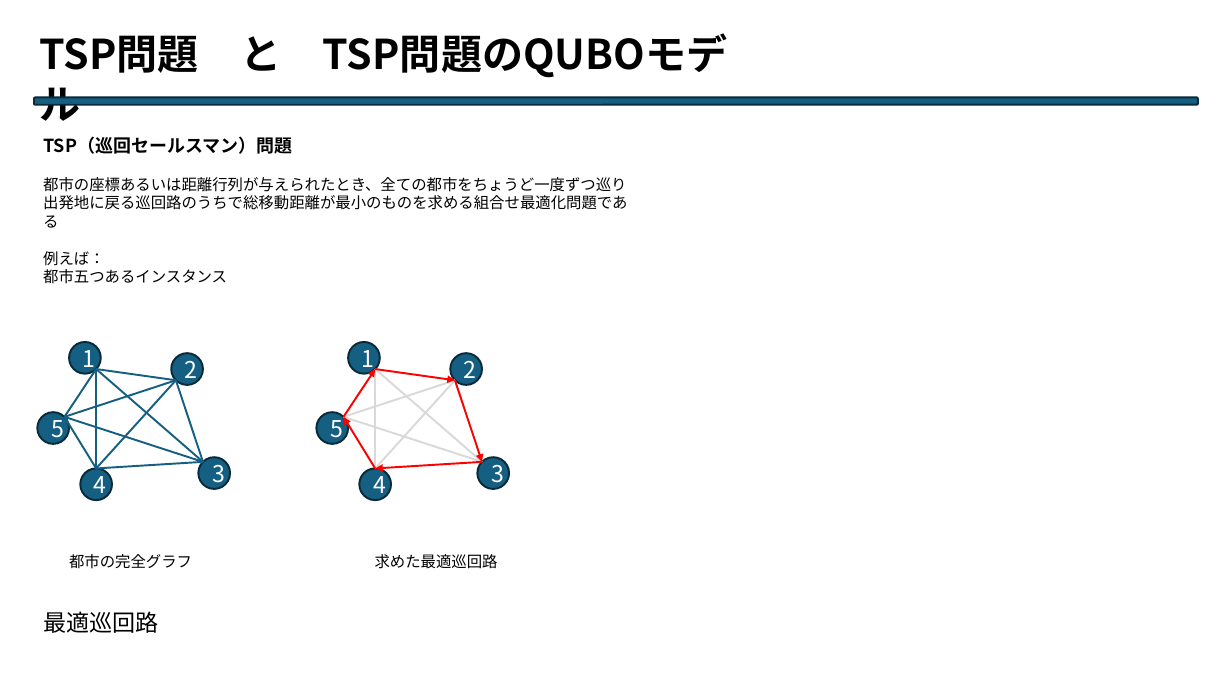
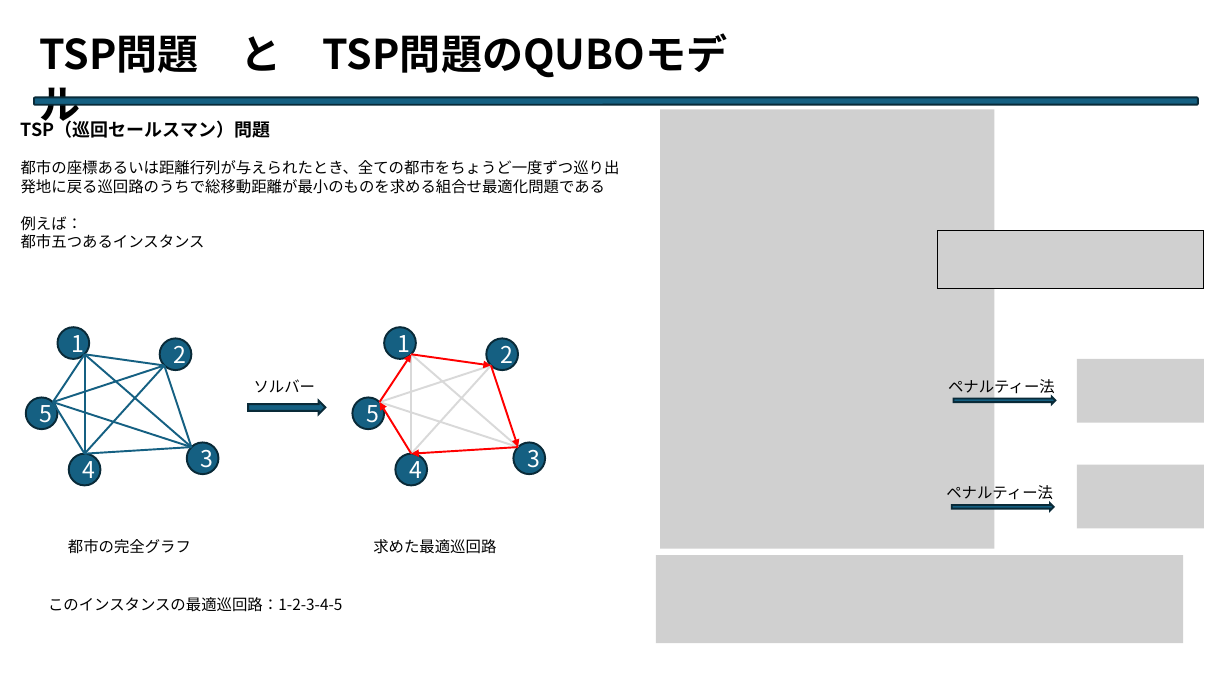
Before and after one commit to Legolas9999/chuukann, a slide deck: slide 4 of 中期.pptx. Drawn at 1232x693 pixels with LibreOffice and Linux fonts; fonts in the diff are those of the drawing; grey boxes stand for pictures. Boxes give left, top, right and bottom in pixels: in the first picture for what was removed or moved away, otherwise in the second. Text is boxed around its words. In the diff, an @@ line names an element or a change of style, - is before the commit and + after.

```diff
--- a/中期.pptx
+++ b/中期.pptx
@@ text "TSP（巡回セールスマン）問題" rewrapped from box(43, 136, 627, 284) to box(21, 117, 620, 249) @@
@@ picture added at box(660, 110, 994, 549) @@
@@ picture added at box(937, 230, 1204, 288) @@
@@ 10 lines, 5 ellipses: place and size @@
-10 lines, 5 ellipses at box(37, 342, 230, 500)
+10 lines, 5 ellipses at box(26, 327, 218, 485)
@@ text added at box(254, 379, 316, 393), 12 pt, text #000000 @@
+ソルバー
@@ right arrow added at box(249, 401, 326, 415), fill #156082, outline #092A39 1.5 pt @@
@@ 5 ellipses, 5 lines, 5 arrows: place and size @@
-5 ellipses, 5 lines, 5 arrows at box(316, 342, 509, 500)
+5 ellipses, 5 lines, 5 arrows at box(352, 327, 545, 485)
@@ group added at box(946, 359, 1205, 529): 2 pictures, 2 right arrows, 2 texts @@
+ペナルティー法
+ペナルティー法
@@ text "都市の完全グラフ": place and size @@
-text "都市の完全グラフ" at box(69, 554, 192, 569)
+text "都市の完全グラフ" at box(68, 539, 191, 554)
@@ text "求めた最適巡回路": place and size @@
-text "求めた最適巡回路" at box(375, 554, 498, 569)
+text "求めた最適巡回路" at box(373, 539, 496, 554)
@@ picture added at box(656, 555, 1184, 643) @@
@@ text at box(48, 597, 342, 612): text changed; size 18 to 12 pt @@
-最適巡回路
+このインスタンスの最適巡回路：1-2-3-4-5
```
Also in this commit, not shown: 1 other slide changed.
